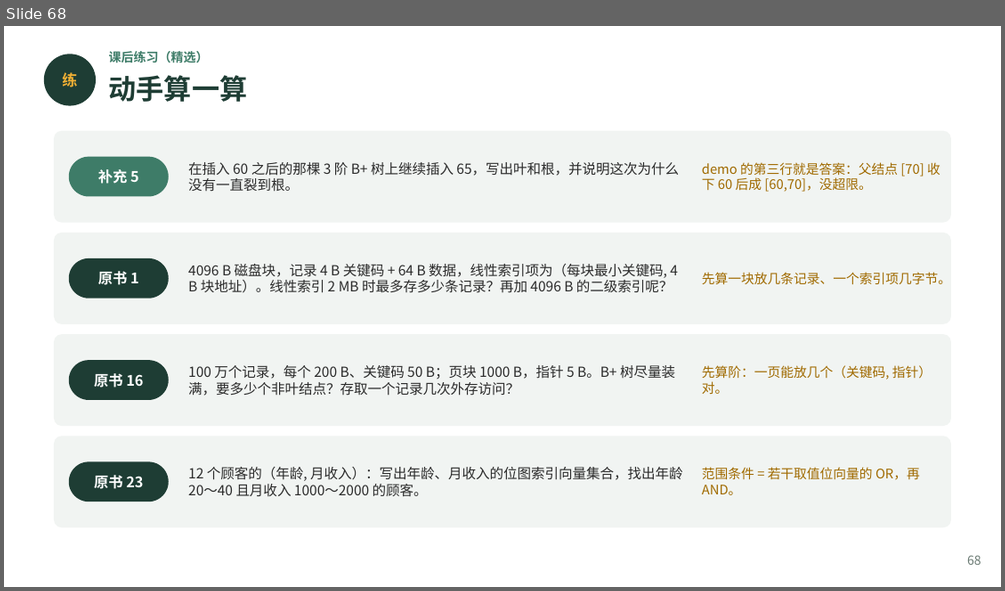
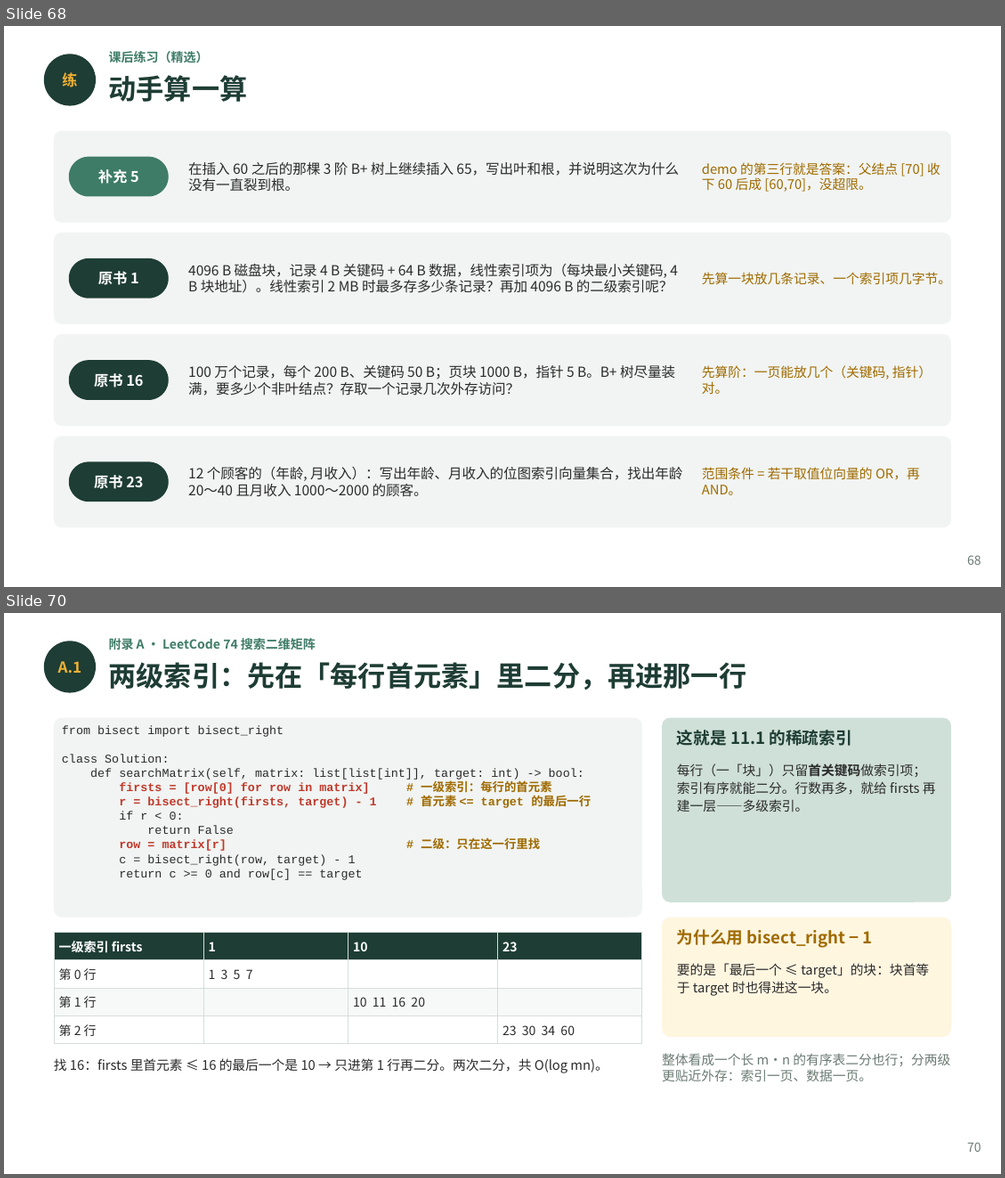
Before and after one commit to GMyhf/2026fall-cs201, a slide deck: courseware/202609_DSA_11_Index.pptx. Shown one above the other, each under a label of ours: slide 68 before the commit, slides 68 and 70 after it; the slides between them are not shown. The pictures are 1005x591 and 1005x1178 pixels, drawn with LibreOffice and Linux fonts; fonts in the diff are those of the drawing. Boxes give left, top, right and bottom in pixels: in the first picture for what was removed or moved away, otherwise in the second. Text is boxed around its words. In the diff, an @@ line names an element or a change of style, - is before the commit and + after.

```diff
--- a/courseware/202609_DSA_11_Index.pptx
+++ b/courseware/202609_DSA_11_Index.pptx
@@ slide 70 added at bbox=[4, 613, 1001, 1174], background #FFFFFF @@
@@ text added at bbox=[109, 637, 316, 653], 9 pt, text #3E7C68, bold @@
+附录 A · LeetCode 74 搜索二维矩阵
@@ ellipse added at bbox=[44, 641, 96, 693], fill #1E3D34 @@
@@ text added at bbox=[58, 661, 82, 673], 11 pt, text #F2B134, bold @@
+A.1
@@ text added at bbox=[109, 662, 747, 690], 20 pt, text #1E3D34, bold @@
+两级索引：先在「每行首元素」里二分，再进那一行
@@ rounded rectangle added at bbox=[54, 718, 642, 917], fill #F1F4F2 @@
@@ rounded rectangle added at bbox=[662, 718, 951, 902], fill #CFE0D8 @@
@@ text added at bbox=[62, 725, 591, 880], 8.6 pt, text #2B2B2B @@
+from bisect import bisect_right
+class Solution:
+def searchMatrix(self, matrix: list[list[int]], target: int) -> bool:
+firsts = [row[0] for row in matrix] # 一级索引：每行的首元素
+r = bisect_right(firsts, target) - 1 # 首元素 <= target 的最后一行
+if r < 0:
+return False
+row = matrix[r] # 二级：只在这一行里找
+c = bisect_right(row, target) - 1
+return c >= 0 and row[c] == target
@@ text added at bbox=[677, 730, 852, 746], 12 pt, text #1E3D34, bold @@
+这就是 11.1 的稀疏索引
@@ text added at bbox=[677, 763, 936, 811], 9.5 pt, text #2B2B2B @@
+每行（一「块」）只留首关键码做索引项；索引有序就能二分。行数再多，就给 firsts 再建一层——多级索引。
@@ table added at bbox=[54, 932, 642, 1039], 4 rows, 4 columns @@
+一级索引 firsts | 1 | 10 | 23
+第 0 行 | 1 3 5 7 |  | 
+第 1 行 |  | 10 11 16 20 | 
+第 2 行 |  |  | 23 30 34 60
@@ rounded rectangle added at bbox=[662, 917, 951, 1037], fill #FFF6E0 @@
@@ text added at bbox=[677, 929, 873, 948], 12 pt, text #A06A00, bold @@
+为什么用 bisect_right − 1
@@ text added at bbox=[677, 963, 929, 996], 9.5 pt, text #2B2B2B @@
+要的是「最后一个 ≤ target」的块：块首等于 target 时也得进这一块。
@@ text added at bbox=[54, 1058, 607, 1073], 9.5 pt, text #2B2B2B @@
+找 16：firsts 里首元素 ≤ 16 的最后一个是 10 → 只进第 1 行再二分。两次二分，共 O(log mn)。
@@ text added at bbox=[662, 1053, 950, 1081], 9.5 pt, text #6B7B74 @@
+整体看成一个长 m·n 的有序表二分也行；分两级更贴近外存：索引一页、数据一页。
@@ text added at bbox=[967, 1142, 981, 1151], 9 pt, text #6B7B74 @@
+70
```
Also in this commit, not shown: 2 slides changed, 8 other slides added, 2 other files.
